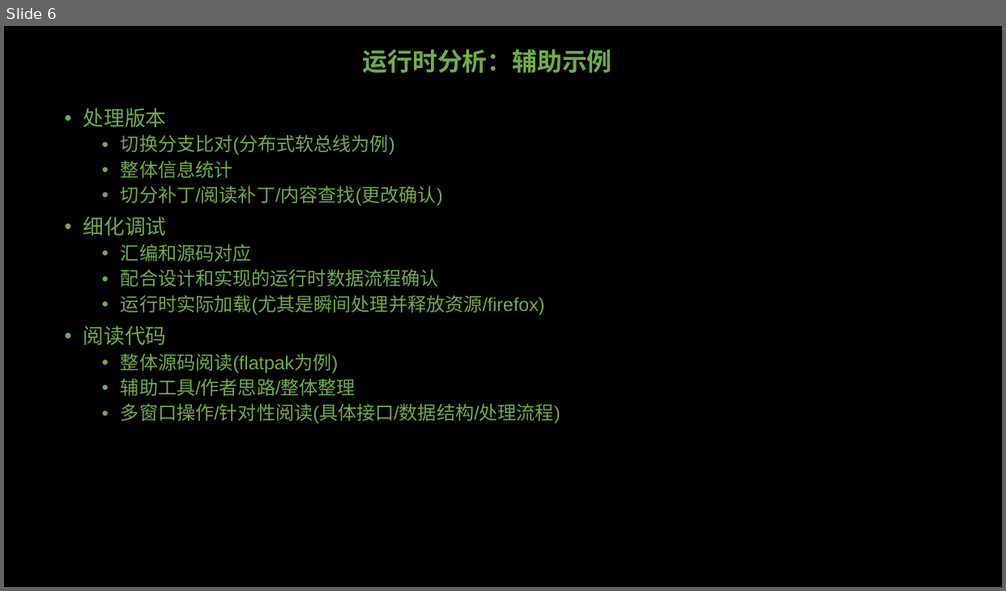
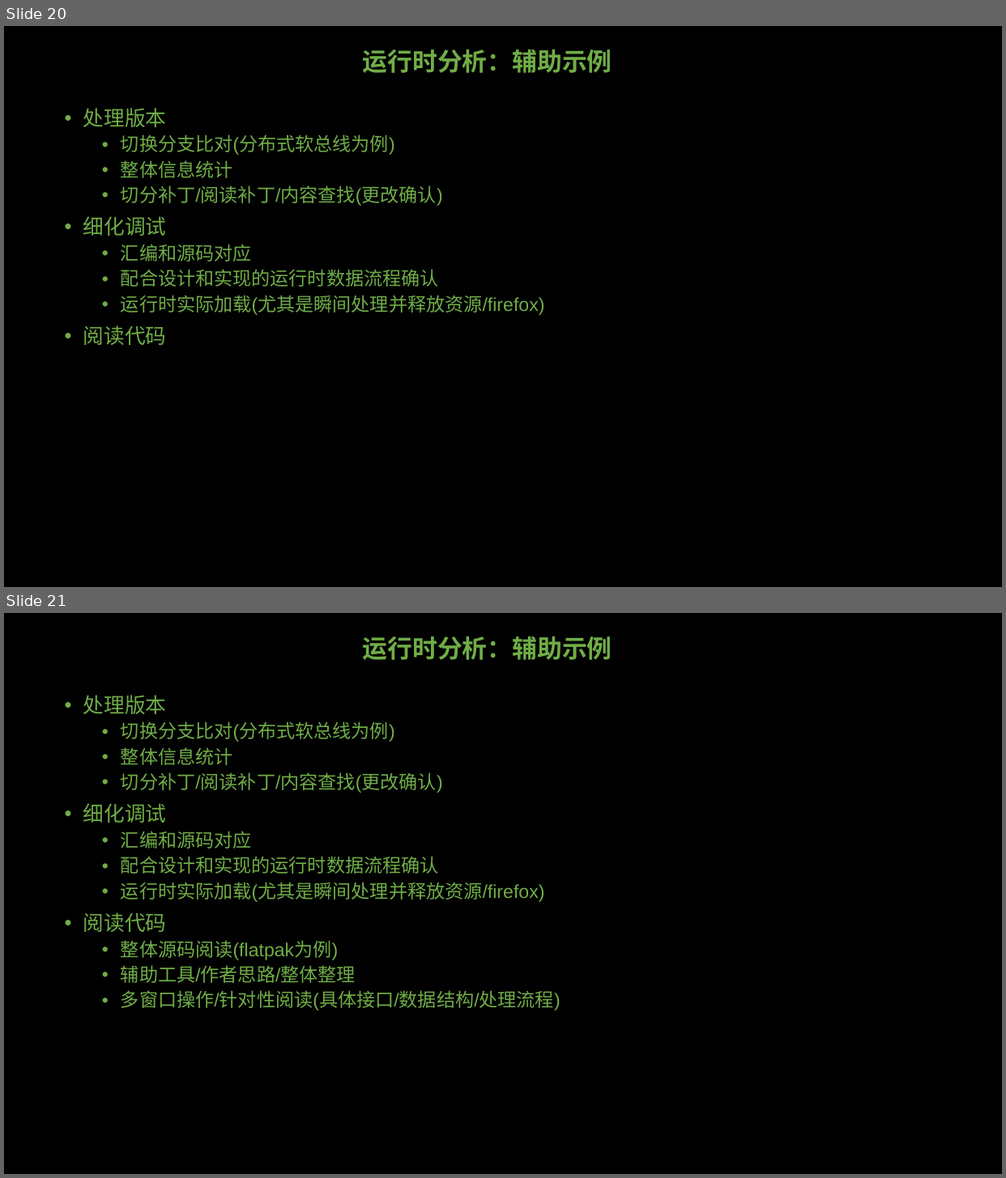
Before and after one commit to GavinKoeng/it-talks, a slide deck: toolchains/runtime-xxx/runtime-analyzing/运行时分析.pptx. Shown one above the other, each under a label of ours: slide 6 before the commit, slides 20 and 21 after it. The pictures are 1006x591 and 1006x1178 pixels, drawn with LibreOffice and Linux fonts; fonts in the diff are those of the drawing. Boxes give left, top, right and bottom in pixels: in the first picture for what was removed or moved away, otherwise in the second. Text is boxed around its words. In the diff, an @@ line names an element or a change of style, - is before the commit and + after.

Commit message:
toolchains: runtime-xxx: runtime-analyzing: 完成运行时分析PPT初稿

```diff
--- a/toolchains/runtime-xxx/runtime-analyzing/运行时分析.pptx
+++ b/toolchains/runtime-xxx/runtime-analyzing/运行时分析.pptx
@@ slide 20 added at [4,26,1002,587], background #000000 @@
@@ title added at [363,49,612,73], 24 pt, text #70AD47, bold @@
+运行时分析：辅助示例
@@ text added at [83,108,544,345], 18 pt, text #70AD47 @@
+• 处理版本
+  • 切换分支比对(分布式软总线为例)
+  • 整体信息统计
+  • 切分补丁/阅读补丁/内容查找(更改确认)
+• 细化调试
+  • 汇编和源码对应
+  • 配合设计和实现的运行时数据流程确认
+  • 运行时实际加载(尤其是瞬间处理并释放资源/firefox)
+• 阅读代码
@@ what was slide 6 is now slide 21 @@
```
Also in this commit, not shown: 4 slides changed, 14 other slides added.
